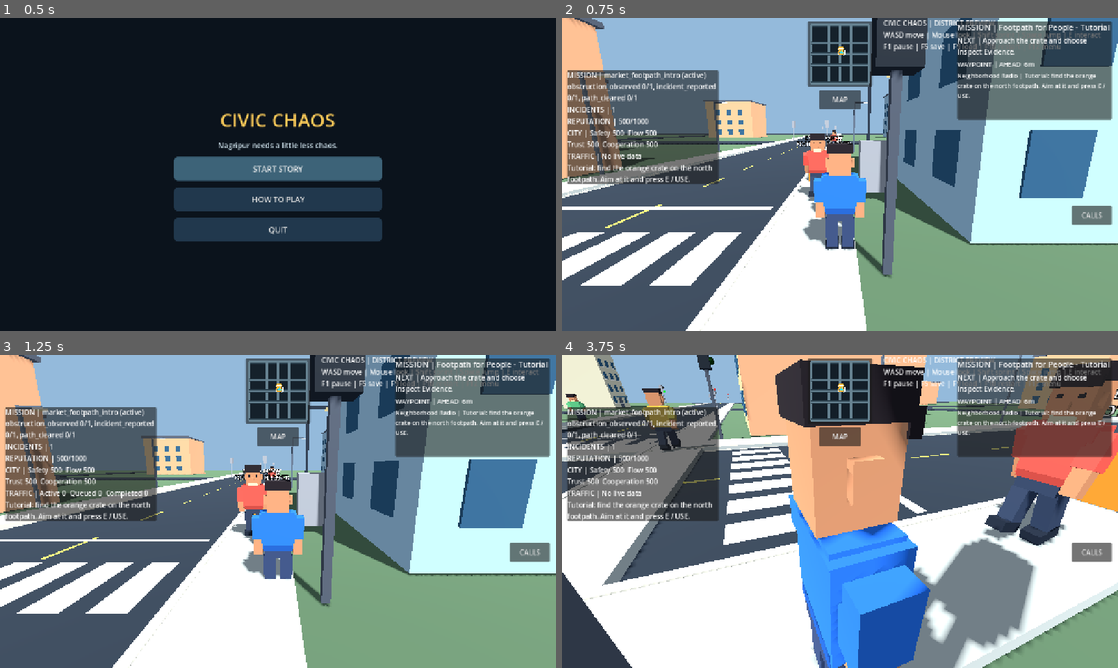
Above: before the commit, frames 1-4 (two rows, left to right).
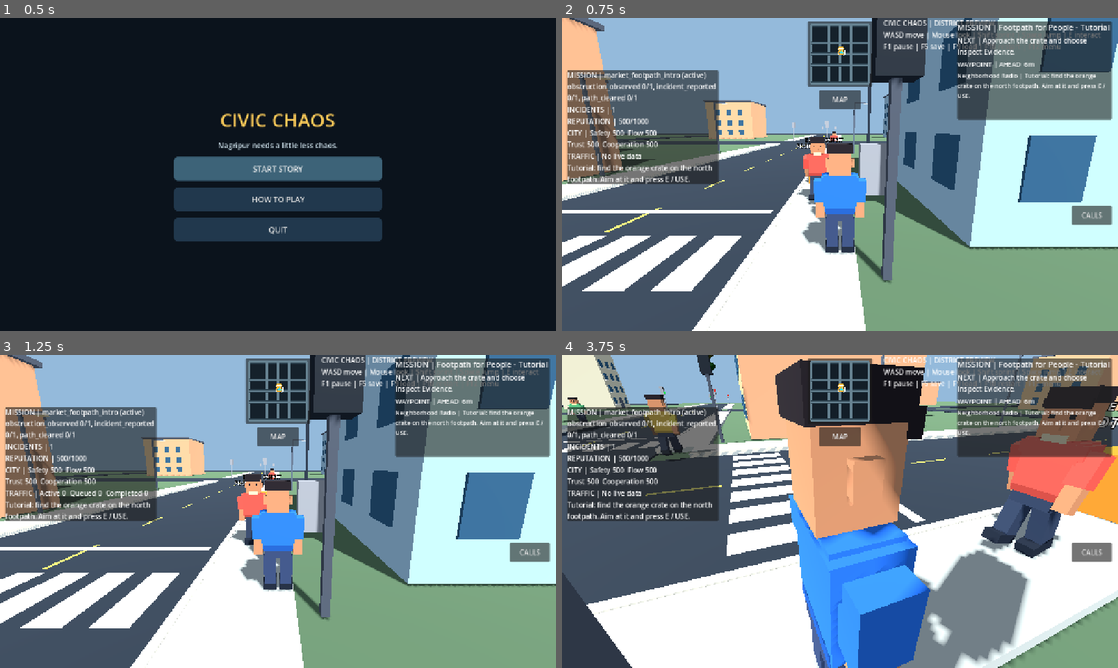
Above: after the commit, the same moments.

Repository: gauravprajapat-23/civic-chaos
Game: Godot game, scene res://scenes/core/menu.tscn
Same seed, same stepped clock (60 frames per second), same inputs: the game is played once before the commit and once after it.
Inputs (mouse positions are in pixels of both pictures, inside the frame that each line leads up to):
- Up to frame 1 (0.5 s): no input
- Up to frame 2 (0.75 s): click "START STORY" at 0.5 s
- Up to frame 3 (1.25 s): no input
- Up to frame 4 (3.75 s): click "MAP" at 1.25 s; click "CALLS" at 2 s; tap Enter at 2.75 s; move the mouse to (962, 495) at 2.77 s; hold D (move_right) 2.78-3.5 s; hold E (interact) 2.78-3.5 s; click (962, 495) at 2.92 s; tap Space (jump) at 3.02 s; tap F10 (restart_game) at 3.5 s; drag from (728, 527) to (812, 574) at 3.52 s

Frame 1 is identical in both runs. In frame 2, 7.5% of the frame differs, in the area x 0-100%, y 0-100%; in frame 3, 15%; in frame 4, 25%.

Commit message:
fix(road-fix-01): restore solid segmented sidewalks and break curb meshes at junctions [skip ci]

Diff:
--- a/scripts/world/neighborhood.gd
+++ b/scripts/world/neighborhood.gd
@@ -29,10 +29,10 @@
     _block("SouthRoad", Vector3(0, -0.005, half * 0.5), Vector3(road_width, 0.08, half))
     _block("EastRoad", Vector3(half * 0.5, -0.012, 0), Vector3(half, 0.08, road_width))
     _block("WestRoad", Vector3(-half * 0.5, -0.012, 0), Vector3(half, 0.08, road_width))
-    for side in [-1, 1]:
-        var sign_value: float = float(side)
-        _block("SidewalkX%d" % side, Vector3(sign_value * (road_half + sidewalk_width * 0.5), 0.1, 0), Vector3(sidewalk_width, 0.2, half * 2.0))
-        _block("SidewalkZ%d" % side, Vector3(0, 0.1, sign_value * (road_half + sidewalk_width * 0.5)), Vector3(half * 2.0, 0.2, sidewalk_width))
+    # ROAD-FIX-01: walkable, solid slabs *between* intersections.
+    # Never span an east/west road with the north/south sidewalk (or vice versa).
+    # Leave a full carriageway plus 1.5 m turning clearance at each cross street.
+    _sidewalk_sections(half, road_half)
     for x in [-1, 1]:
         for z in [-1, 1]:
             var variation: int = (int(x) + 1) / 2 + (int(z) + 1)
@@ -76,6 +76,21 @@
         info.position = Vector3(road_half + sidewalk_width + 1.0, 0.2, -12)
         add_child(info)
 
+func _sidewalk_sections(half: float, road_half: float) -> void:
+    var spans: Array[Vector2] = CityRoadLayout.sidewalk_intervals(half, road_half)
+    for side in [-1, 1]:
+        var offset: float = float(side) * (road_half + sidewalk_width * 0.5)
+        for index in range(spans.size()):
+            var interval: Vector2 = spans[index]
+            var length: float = interval.y - interval.x
+            var middle: float = (interval.x + interval.y) * 0.5
+            # Raised sidewalk is real floor support; no special collision
+            # override is needed now that it does not cross the road.
+            _block("SidewalkX%d_%d" % [side, index],
+                Vector3(offset, 0.1, middle), Vector3(sidewalk_width, 0.2, length))
+            _block("SidewalkZ%d_%d" % [side, index],
+                Vector3(middle, 0.1, offset), Vector3(length, 0.2, sidewalk_width))
+
 func _outer_blocks(half: float) -> void:
     # The 5x5 city graph drives on x/z = 0, +/-46 and +/-120. Paint *every*
     # noncentral axis, including perimeter streets, using the graph's
@@ -136,14 +151,8 @@
     var body := StaticBody3D.new()
     body.name = block_name
     body.position = center
-    # The primary sidewalk ribbons run across every secondary/perimeter
-    # street. Their raised physics slabs used to span the driveable lanes and
-    # could permanently trap a green-light car. Keep the visible sidewalk
-    # but rely on the continuous terrain below for pedestrian support.
-    # Traffic signals, people, cars and real building colliders remain solid.
-    if block_name.begins_with("Sidewalk"):
-        body.collision_layer = 0
-        body.collision_mask = 0
+    # Sidewalk sections are actual solid pedestrian support, but their
+    # footprints never cover a traversable intersection or vehicle lane.
     add_child(body)
     var shape := CollisionShape3D.new()
     shape.name = "CollisionShape3D"
@@ -209,16 +218,22 @@
             Vector3(0.24, 0.012, road_width - 0.7), paint)
 
 func _curb_accents(half: float, road_half: float) -> void:
-    # Thin raised edges add street depth without extra physics or textures.
+    # Curb accents are decorative (no physics), but must also stop at cross
+    # streets so that an open carriageway looks open in PC/Android builds.
     var curb_material := _material(Color(0.81, 0.78, 0.69))
-    for side in [-1, 1]:
-        var direction: float = float(side)
-        _facade_panel(self, "CurbNorthSouth_%d" % side,
-            Vector3(direction * (road_half + 0.08), 0.13, 0),
-            Vector3(0.16, 0.18, half * 2.0), curb_material)
-        _facade_panel(self, "CurbEastWest_%d" % side,
-            Vector3(0, 0.13, direction * (road_half + 0.08)),
-            Vector3(half * 2.0, 0.18, 0.16), curb_material)
+    var spans: Array[Vector2] = CityRoadLayout.sidewalk_intervals(half, road_half)
+    for side in [-1, 1]:
+        var offset: float = float(side) * (road_half + 0.08)
+        for index in range(spans.size()):
+            var interval: Vector2 = spans[index]
+            var length: float = interval.y - interval.x
+            var middle: float = (interval.x + interval.y) * 0.5
+            _facade_panel(self, "CurbNorthSouth_%d_%d" % [side, index],
+                Vector3(offset, 0.13, middle),
+                Vector3(0.16, 0.18, length), curb_material)
+            _facade_panel(self, "CurbEastWest_%d_%d" % [side, index],
+                Vector3(middle, 0.13, offset),
+                Vector3(length, 0.18, 0.16), curb_material)
 
 func _decorate_building(building: Node3D, size: Vector3) -> void:
     var glass := _material(Color(0.17, 0.31, 0.40))
